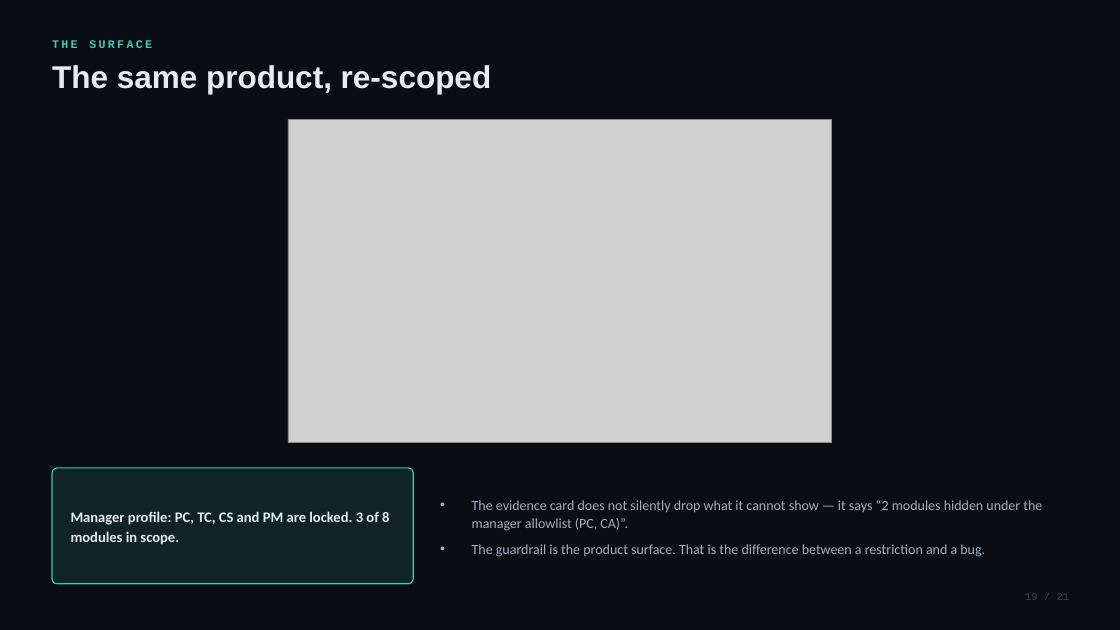
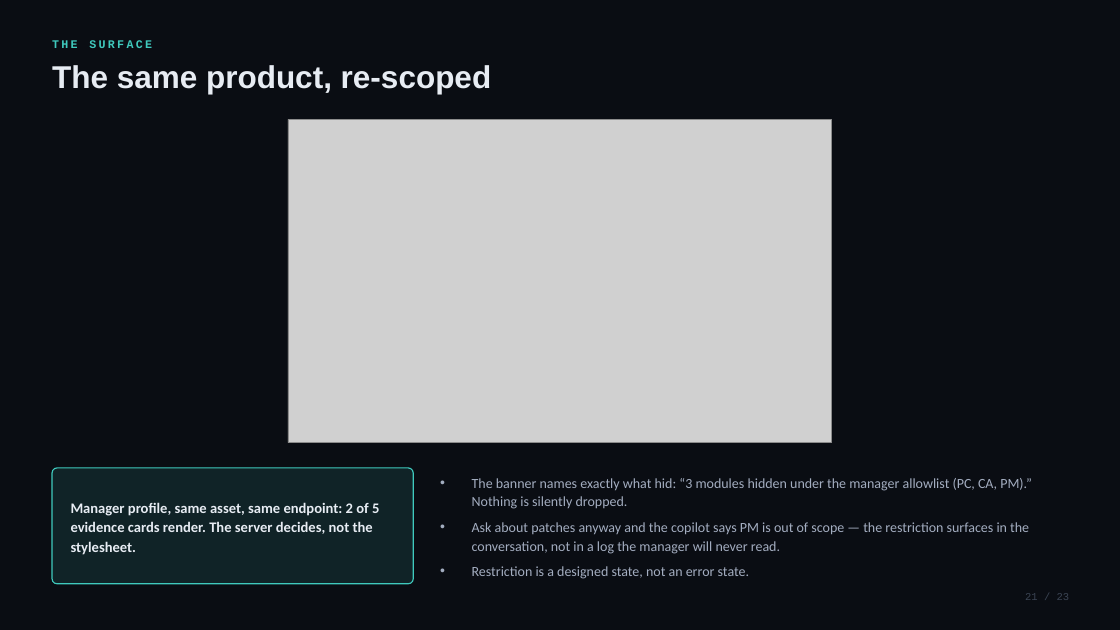
Before and after one commit to mayukhg/qualys-mcp-app, a slide deck: slide 21 of portfolio/risk-copilot-deck-full.pptx (slide 19 before the commit). Drawn at 1120x630 pixels with LibreOffice and Linux fonts; fonts in the diff are those of the drawing; grey boxes stand for pictures. Boxes give left, top, right and bottom in pixels: in the first picture for what was removed or moved away, otherwise in the second. Text is boxed around its words. In the diff, an @@ line names an element or a change of style, - is before the commit and + after.

```diff
--- a/portfolio/risk-copilot-deck-full.pptx
+++ b/portfolio/risk-copilot-deck-full.pptx
@@ text at (472, 478, 1032, 579): text changed @@
-• The evidence card does not silently drop what it cannot show — it says “2 modules hidden under the manager allowlist (PC, CA)”.
-• The guardrail is the product surface. That is the difference between a restriction and a bug.
+• The banner names exactly what hid: “3 modules hidden under the manager allowlist (PC, CA, PM).” Nothing is silently dropped.
+• Ask about patches anyway and the copilot says PM is out of scope — the restriction surfaces in the conversation, not in a log the manager will never read.
+• Restriction is a designed state, not an error state.
@@ text at (71, 502, 379, 555): text changed @@
-Manager profile: PC, TC, CS and PM are locked. 3 of 8 modules in scope.
+Manager profile, same asset, same endpoint: 2 of 5 evidence cards render. The server decides, not the stylesheet.
@@ text at (1025, 593, 1070, 600): text changed @@
-19 / 21
+21 / 23
```
Also in this commit, not shown: 18 other slides changed, 3 slides added, 1 slide removed, 7 other files.
